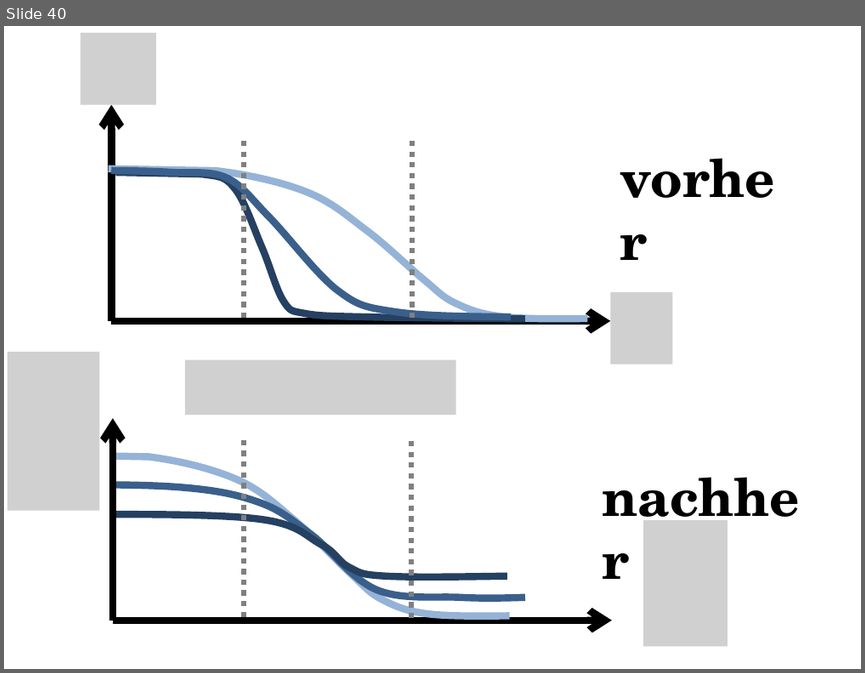
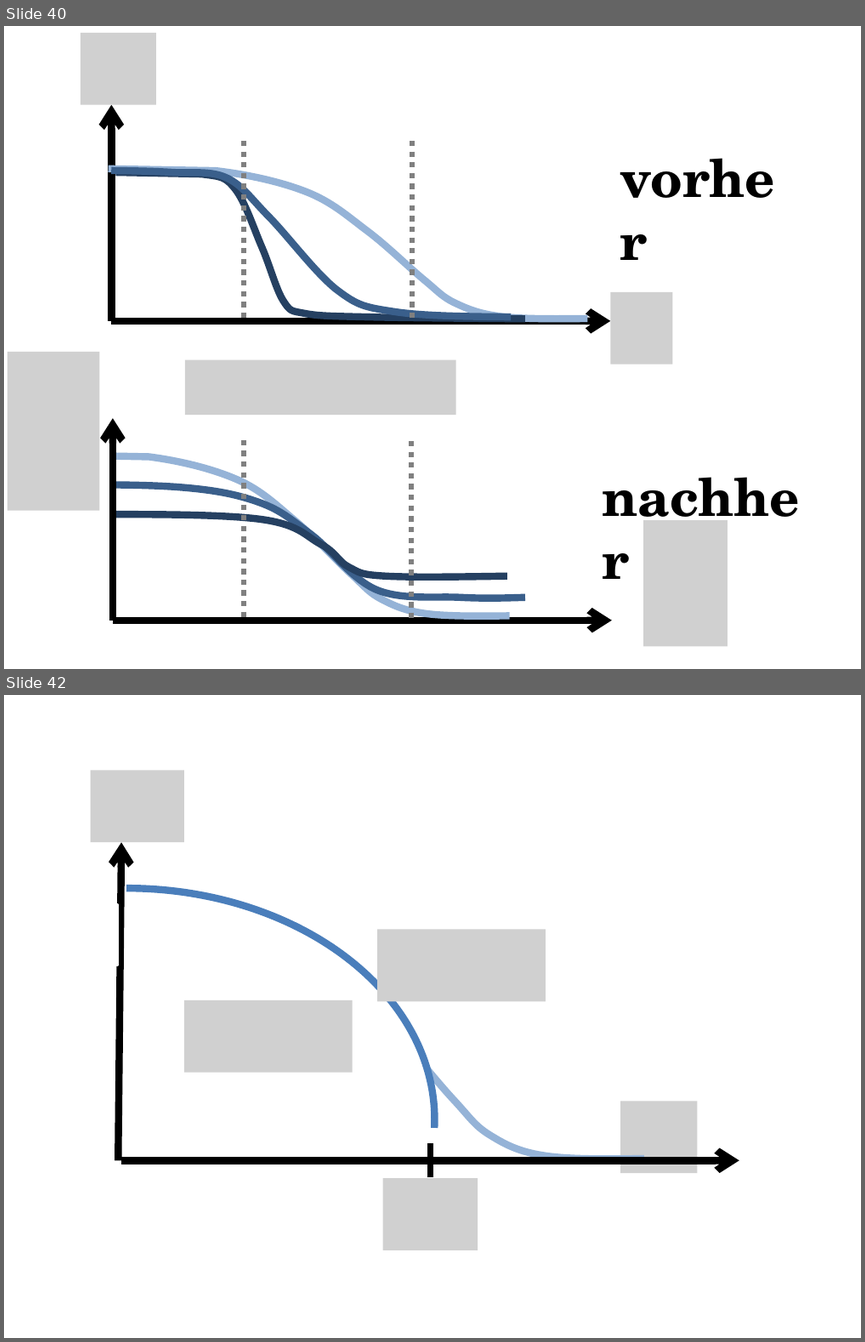
Before and after one commit to sophiahenckell/HIWI_Computersimulation, a slide deck: Bilder.pptx. Shown one above the other, each under a label of ours: slide 40 before the commit, slides 40 and 42 after it; the slides between them are not shown. The pictures are 865x673 and 865x1342 pixels, drawn with LibreOffice and Linux fonts; fonts in the diff are those of the drawing; grey boxes stand for pictures. Boxes give left, top, right and bottom in pixels: in the first picture for what was removed or moved away, otherwise in the second. Text is boxed around its words. In the diff, an @@ line names an element or a change of style, - is before the commit and + after.

```diff
--- a/Bilder.pptx
+++ b/Bilder.pptx
@@ slide 42 added at (4,695,861,1338), background #FFFFFF @@
@@ picture added at (91,771,184,842) @@
@@ arrow added from (118, 1160) to (121, 842), #000000 6 pt @@
@@ arc (boxed as its full ellipse) added at (4,891,431,1338), fill #FFFFFF, outline #FFFFFF 6 pt @@
@@ arc (boxed as its full ellipse) added at (4,888,434,1338), outline #4B7EBC 6 pt @@
@@ rectangle added at (74,905,118,966), fill #FFFFFF, outline #FFFFFF 2 pt @@
@@ freeform shape added at (85,930,644,1158), outline #95B3D7 6 pt @@
@@ picture added at (377,929,545,1001) @@
@@ picture added at (184,1000,352,1072) @@
@@ picture added at (620,1100,697,1172) @@
@@ line added from (430, 1178) to (430, 1143), #000000 4.5 pt @@
@@ arrow added from (121, 1160) to (739, 1160), #000000 6 pt @@
@@ picture added at (383,1179,477,1250) @@
```
Also in this commit, not shown: 1 slide changed, 7 other slides added, 1 slide removed, 6 other files.
